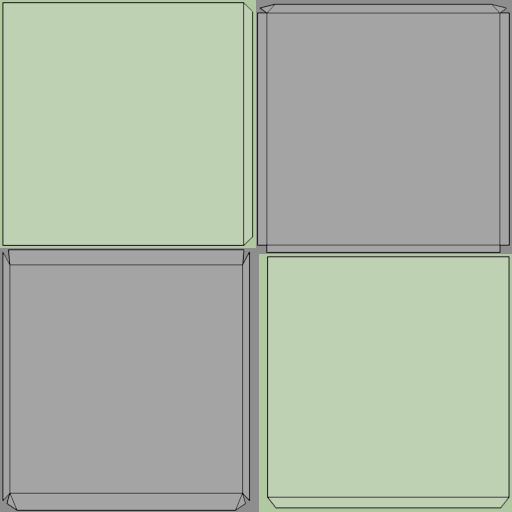
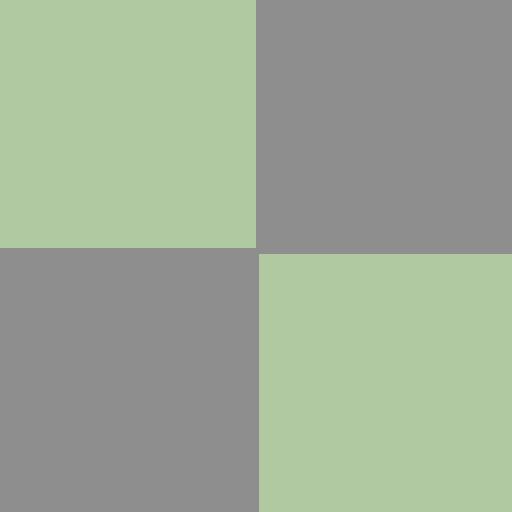
Comparing the layer stacks of the two 512x512 images. Changes:
hid "rover-lander-leg.png" over 256, 3, 510, 509
hid "rover-lander-door.png" over 2, 2, 254, 511
added layer "norm copy" above "norm" over 2, 2, 510, 511
